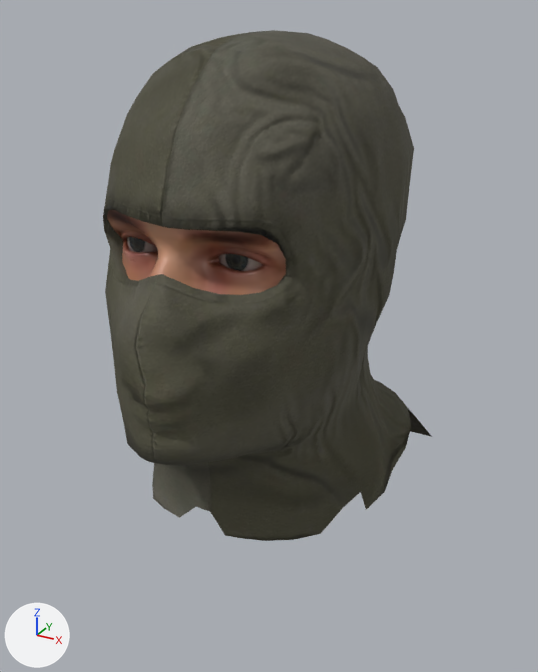
The glTF model public/assets/characters/wear/balaclava_2.glb: old version first, new version second.
Both versions are drawn from a 50 mm lens placed at (0.272, -0.516, 1.969), pointed at (0.012, -0.043, 1.732). Arrows for +X, +Y and +Z are at lower left; the lights stay in place. The picture after the commit comes second. Vertices at exactly the same position are counted once.

Objects in the first picture: 'wear'.
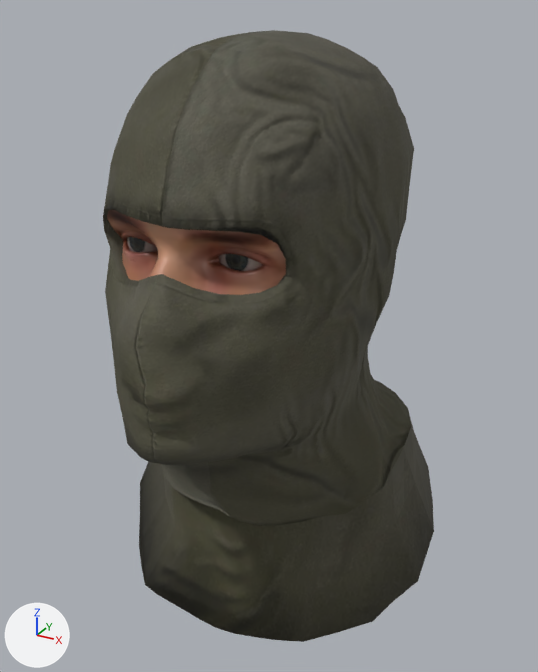
The change, as a list of edits to the scene's bpy script:
```text
Change me_wear:
    used by ob_wear; location = (0.0, 0.0, 0.0)
    remove me_wear.from_pydata(...)  # 2992 vertices, 5766 faces; spans x -0.11..0.122, y -0.201..0.101, z 1.601..1.955
    add me_wear.from_pydata(...)  # 3056 vertices, 5928 faces; spans x -0.13..0.15, y -0.201..0.109, z 1.499..1.955
    me_wear part 1
    28 vertices are removed from x -0.095..0.122, y -0.129..0.101, z 1.601..1.639
    57 faces are deleted
    15 vertices move from x -0.061..0.083, y -0.127..0.071, z 1.618..1.662 to x -0.059..0.08, y -0.116..0.066, z 1.617..1.662
    92 vertices are added at x -0.13..0.15, y -0.126..0.109, z 1.499..1.638
    219 new faces join them, mat_wear_balaclava
    other edits to the shape of me_wear do not show in these pictures
```

Where the change shows, as pixel boxes [x1, y1, x2, y2] in the pictures (538 x 672 px):
'wear', reshaped (20% taller)
    before: [103, 30, 432, 541]
    after: [103, 30, 434, 642]
part 1 of me_wear, built on
    before: [152, 402, 432, 541]
    after: [139, 410, 434, 642]
